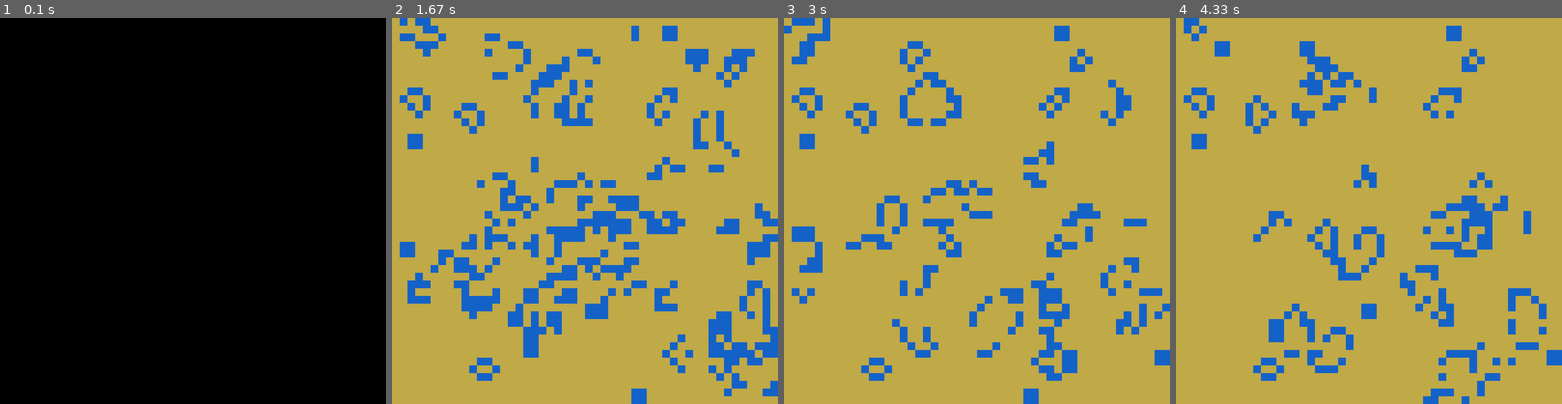
Above: before the commit, frames 1-4 (left to right).
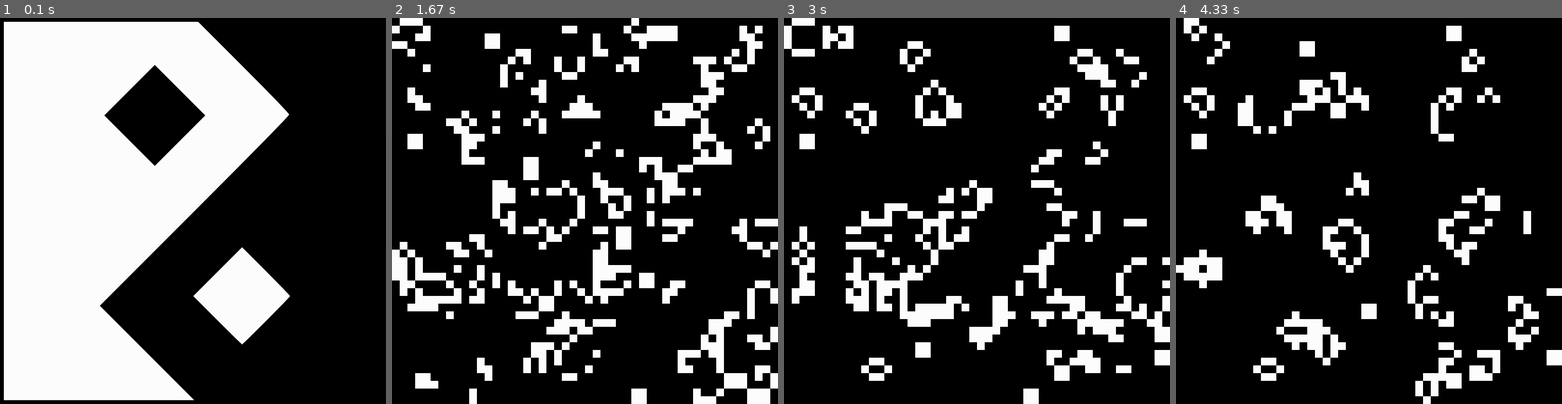
Above: after the commit, the same moments.

Repository: piotrksiazek/Pygame-of-Life
Game: pygame game, started from main.py
Same seed, same stepped clock (60 frames per second), same inputs: the game is played once before the commit and once after it.
Inputs:
- Up to frame 1 (0.1 s): no input
- Up to frame 2 (1.67 s): tap Space at 0.33, 0.67 s
- Up to frame 3 (3 s): no input
- Up to frame 4 (4.33 s): no input

The runs differ from the first frame. In frame 1, 49% of the frame differs, in the area x 1-76%, y 0-100%; in frame 2, 100%, in the area x 0-100%, y 0-100%; in frame 3, 100%; in frame 4, 100%.

Commit message:
dziala menu kolorow

Diff:
--- a/main.py
+++ b/main.py
@@ -1,10 +1,53 @@
 import os, sys
+from itertools import cycle
 import copy
 from random import randint
 import pygame
 from pygame.locals import *
 from settings import Settings
 
+class MainMenu:
+    """Takes care of color menu and user settings"""
+    def __init__(self):
+        self.color_ready = False
+        self.color_menu_img = pygame.image.load('assets/color_menu_2.png')
+
+    def check_color_events(self):
+        for event in pygame.event.get():
+            if event.type == pygame.QUIT:
+                sys.exit()
+            elif event.type == pygame.KEYDOWN:
+                # We don't want to exceed max index of color array. gol.settings.max_color_of_life is the last index.
+                if event.key == pygame.K_RIGHT and gol.settings.colors_of_life.index(gol.settings.alive_color) < gol.settings.max_color_of_life:
+                    gol.settings.alive_color = gol.settings.colors_of_life[gol.settings.colors_of_life.index(gol.settings.alive_color)+1]
+                elif event.key == pygame.K_LEFT and gol.settings.colors_of_life.index(gol.settings.alive_color) > 0:
+                    gol.settings.alive_color = gol.settings.colors_of_life[gol.settings.colors_of_life.index(gol.settings.alive_color)-1]
+
+                # The same thing but for colors of death.
+                elif event.key == pygame.K_UP and gol.settings.colors_of_death.index(gol.settings.dead_color) < gol.settings.max_color_of_death:
+                    gol.settings.dead_color = gol.settings.colors_of_death[gol.settings.colors_of_death.index(gol.settings.dead_color)+1]
+                elif event.key == pygame.K_DOWN and gol.settings.colors_of_death.index(gol.settings.dead_color) > 0:
+                    gol.settings.dead_color = gol.settings.colors_of_death[gol.settings.colors_of_death.index(gol.settings.dead_color)-1]
+
+                # Pressing space breakes the choose_color loop.
+                elif event.key == pygame.K_SPACE:
+                    self.color_ready = True
+
+    def choose_color(self):
+        while not self.color_ready:
+            self.check_color_events()
+            gol.screen.fill(gol.settings.alive_color)
+
+            # death_rect is drawn right behind transparent japaneese death symbol so we see only colorful sign.
+            death_rect = pygame.Rect(
+                gol.settings.scr_width - 0.20*gol.settings.scr_width, gol.settings.scr_height * 0.3,
+                0.3*gol.settings.scr_width, 0.3*gol.settings.scr_width
+            )
+            pygame.draw.rect(gol.screen, gol.settings.dead_color, death_rect)
+            gol.screen.blit(self.color_menu_img, (0,0))
+            pygame.display.flip()
+
+
 class Cell:
     """Class that stores state of each individual cell"""
     def __init__(self):
@@ -12,29 +55,24 @@
         self.number_of_neighbours = 0
 
     def change_status(self):
-        global alive
-        global dead
-        alive = 1
-        dead = 0
-        if self.status == alive:
+        if self.status == 1:
             if self.number_of_neighbours < 2 or self.number_of_neighbours > 3:
-                self.status = dead
+                self.status = 0
         else:
             if self.number_of_neighbours == 3:
-                self.status = alive
+                self.status = 1
 
 class Population:
-    """Class that takes care of grid, cells and rules of life and death"""
-    def __init__(self):
-        self.settings = Settings()
-        self.screen = pygame.display.set_mode((self.settings.scr_width, self.settings.scr_height))
-        self.cell_size = self.settings.cell_size
-        self.width = self.settings.scr_width
-        self.height = self.settings.scr_height
+    """Class that manages and draws the grid"""
+    def __init__(self):
+        self.screen = pygame.display.set_mode((gol.settings.scr_width, gol.settings.scr_height))
+        self.cell_size = gol.settings.cell_size
+        self.width = gol.settings.scr_width
+        self.height = gol.settings.scr_height
         self.rows = int(self.height / self.cell_size)
         self.columns = int(self.width / self.cell_size)
         self.grid = [[Cell() for column in range(self.columns)] for row in range(self.rows)]
-        self.not_ready = True
+        self.ready = False
 
     def pre_populate_events(self):
         for event in pygame.event.get():
@@ -53,18 +91,18 @@
             elif event.type == pygame.KEYDOWN:
                 # Press space to start the game
                 if event.key == pygame.K_SPACE:
-                    self.not_ready = False
+                    self.ready = True
 
     def pre_game(self):
-        while self.not_ready:
+        while not self.ready:
             self.pre_populate_events()
             for y in range(len(self.grid)):
                 for x in range(len(self.grid[0])):
                     cell_rect = pygame.Rect(x*self.cell_size, y*self.cell_size, self.cell_size, self.cell_size)
                     if self.grid[y][x].status == 1:
-                        pygame.draw.rect(self.screen, self.settings.alive_color, cell_rect)
+                        pygame.draw.rect(self.screen, gol.settings.alive_color, cell_rect)
                     else:
-                        pygame.draw.rect(self.screen, self.settings.dead_color, cell_rect)
+                        pygame.draw.rect(self.screen, gol.settings.dead_color, cell_rect)
             pygame.display.flip()
 
     def draw_grid(self, screen):
@@ -72,8 +110,8 @@
         alive = 1
         dead = 0
 
-        dead_color = self.settings.dead_color
-        alive_color = self.settings.alive_color
+        dead_color = gol.settings.dead_color
+        alive_color = gol.settings.alive_color
 
         next_generation = copy.deepcopy(self.grid)
         # Iterating over rows
@@ -132,7 +170,6 @@
                     )
                     cell.change_status()
                 #inner
-                #tutaj jest gdzieś bug
                 elif 0 < y < len(self.grid) - 1 and 0 < x < len(self.grid[0]) - 1:
                     cell.number_of_neighbours = (
                             self.grid[y][x-1].status + self.grid[y][x+1].status + self.grid[y-1][x-1].status +
@@ -143,9 +180,9 @@
 
                 cell_rect = pygame.Rect(x*self.cell_size, y*self.cell_size, self.cell_size, self.cell_size)
                 if cell.status == 1:
-                    pygame.draw.rect(screen, self.settings.alive_color, cell_rect)
+                    pygame.draw.rect(screen, gol.settings.alive_color, cell_rect)
                 else:
-                    pygame.draw.rect(screen, self.settings.dead_color, cell_rect)
+                    pygame.draw.rect(screen, gol.settings.dead_color, cell_rect)
 
         return next_generation
 class GameOfLife:
@@ -163,11 +200,12 @@
 
     def main(self):
         population = Population()
-        # population.pre_game()
+        menu = MainMenu()
+        menu.choose_color()
+        population.pre_game()
         while True:
             pygame.time.delay(100)
             self.check_events()
-            population.pre_game()
             next_gen = population.draw_grid(self.screen)
             population.grid = next_gen
             pygame.display.flip()
--- a/settings.py
+++ b/settings.py
@@ -3,8 +3,12 @@
 
 class Settings:
     def __init__(self):
+        self.colors_of_life = [(255,255,255), (255,0,0), (0,255,0), (0,0,255)]
+        self.colors_of_death = [(0,0,0), (20,20,20), (150,150,150), (255,0,0)]
+        self.max_color_of_life = len(self.colors_of_life) - 1
+        self.max_color_of_death = len(self.colors_of_death) - 1
         self.scr_width = 1000
         self.scr_height = 1000
         self.cell_size = 20
-        self.alive_color = (randint(1,255),randint(1,255),randint(1,255))
-        self.dead_color = (randint(1,255),randint(1,255),randint(1,255))
+        self.alive_color = self.colors_of_life[0]
+        self.dead_color = self.colors_of_death[0]
Binary file added: assets/color_menu_1.png
Binary file added: assets/color_menu_2.png
